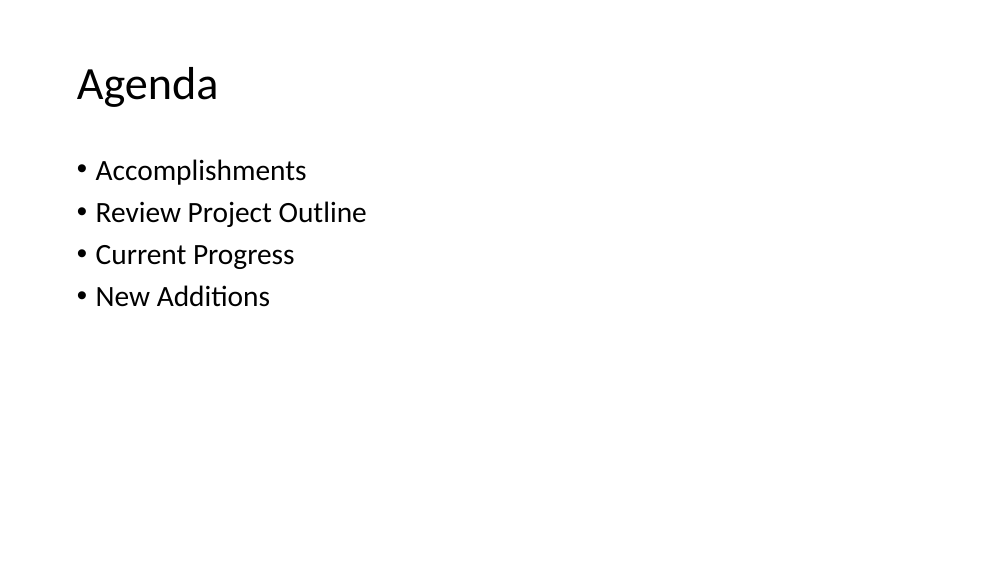
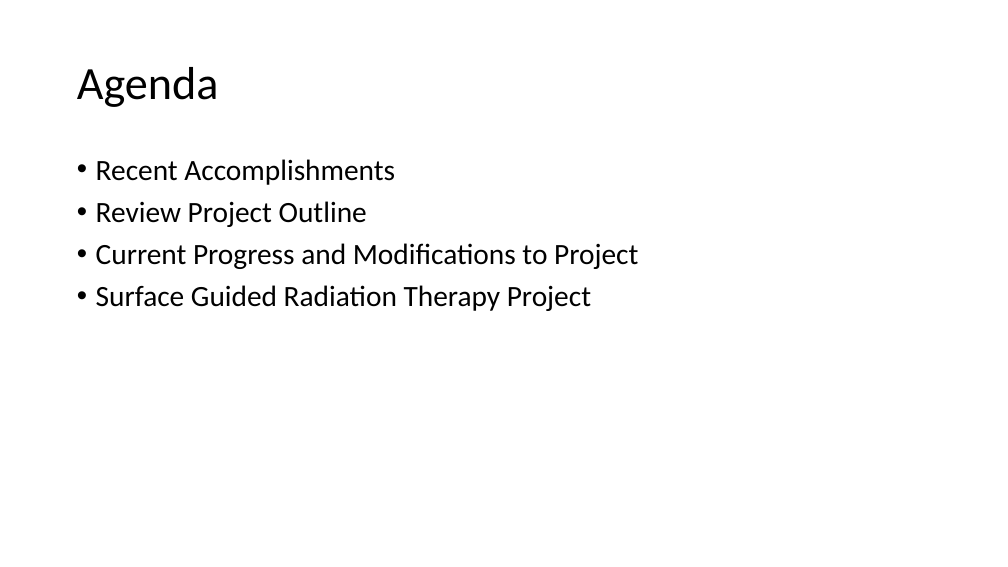
Before and after one commit to CNorthwayMedPhys/Full-Body-Flow-Model-Project, a slide deck: slide 2 of Working Documents/Committee Meeting.pptx. Drawn at 1008x567 pixels with LibreOffice and Linux fonts; fonts in the diff are those of the drawing. Boxes give left, top, right and bottom in pixels: in the first picture for what was removed or moved away, otherwise in the second. Text is boxed around its words. In the diff, an @@ line names an element or a change of style, - is before the commit and + after.

```diff
--- a/Working Documents/Committee Meeting.pptx
+++ b/Working Documents/Committee Meeting.pptx
@@ text at <box>96,159,395,185</box>: text changed @@
-• Accomplishments
+• Recent Accomplishments
@@ text at <box>96,243,638,311</box>: text changed @@
-• Current Progress
-• New Additions
+• Current Progress and Modifications to Project
+• Surface Guided Radiation Therapy Project
```
Also in this commit, not shown: 9 other slides changed, 7 slides added.
